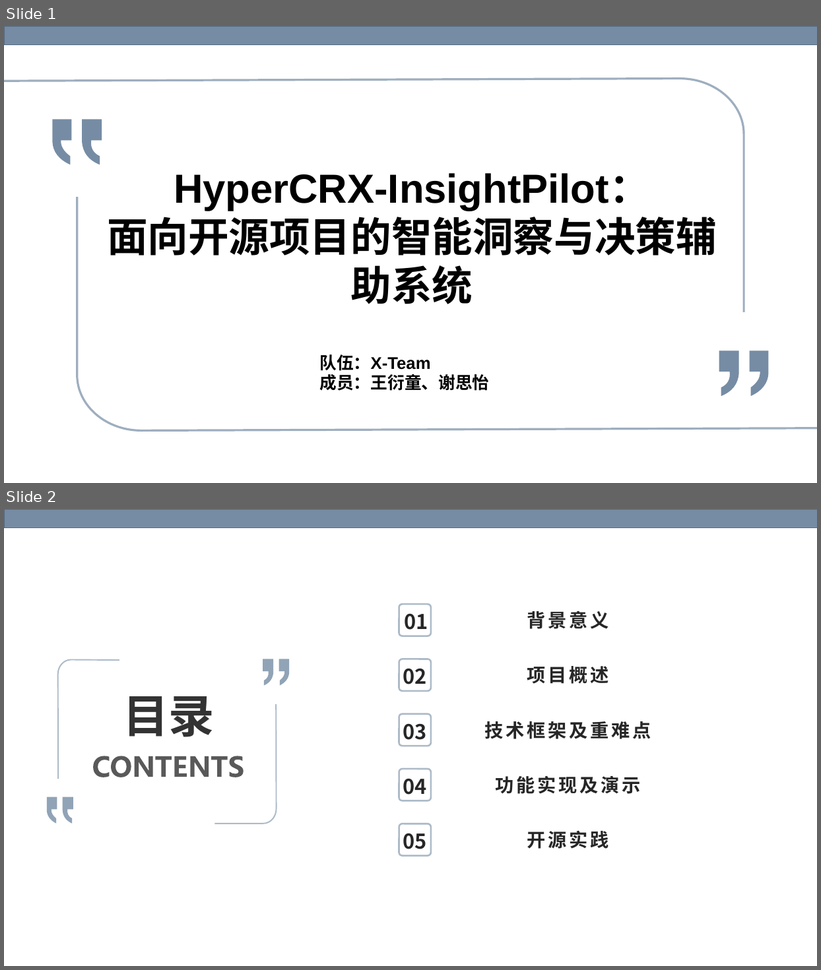
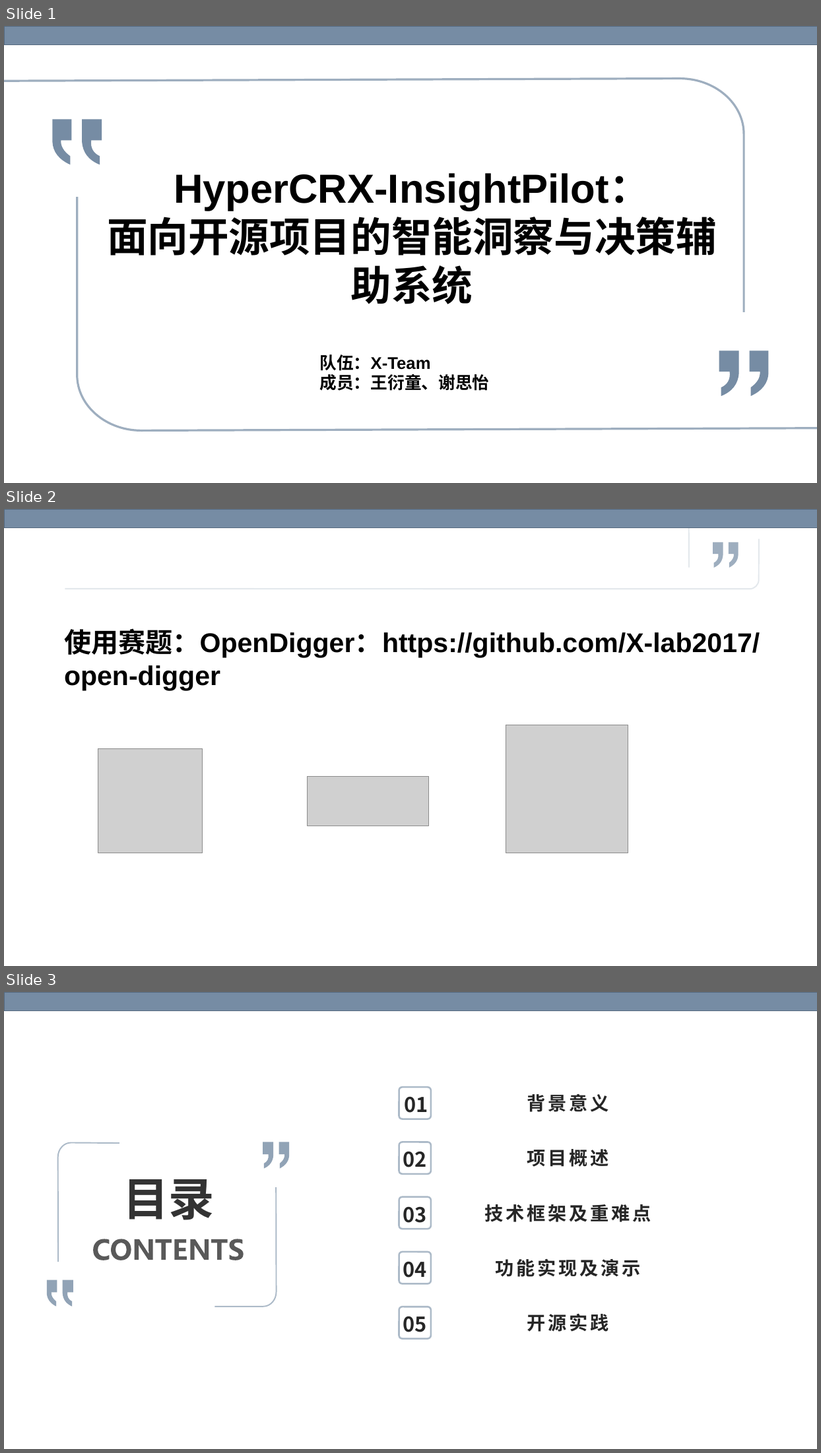
Before and after one commit to Xsy41/HyperCRX-InsightPilot, a slide deck: X-Team 初赛 PPT.pptx. Shown one above the other, each under a label of ours: slides 1 and 2 before the commit, slides 1, 2 and 3 after it. The pictures are 821x970 and 821x1453 pixels, drawn with LibreOffice and Linux fonts; fonts in the diff are those of the drawing; grey boxes stand for pictures. Boxes give left, top, right and bottom in pixels: in the first picture for what was removed or moved away, otherwise in the second. Text is boxed around its words. In the diff, an @@ line names an element or a change of style, - is before the commit and + after.

Commit message:
Add 初赛 PPT

```diff
--- a/X-Team 初赛 PPT.pptx
+++ b/X-Team 初赛 PPT.pptx
@@ slide 2 added at [4,509,817,966], background #FFFFFF; not listed: 1 template element that a slide beside it also shows @@
@@ freeform shape added at [689,518,817,568], outline #768CA4 1.5 pt @@
@@ freeform shape added at [65,539,759,589], outline #768CA4 1.5 pt @@
@@ freeform shape added at [714,543,724,568], fill #768CA4 at 70% opacity @@
@@ freeform shape added at [729,543,739,568], fill #768CA4 at 70% opacity @@
@@ title added at [64,628,760,691], 32 pt, text #000000, bold @@
+使用赛题：OpenDigger：https://github.com/X-lab2017/open-digger
@@ picture added at [506,725,628,854] @@
@@ picture added at [98,749,203,854] @@
@@ picture added at [307,776,429,826] @@
@@ what was slide 2 is now slide 3 @@
```
